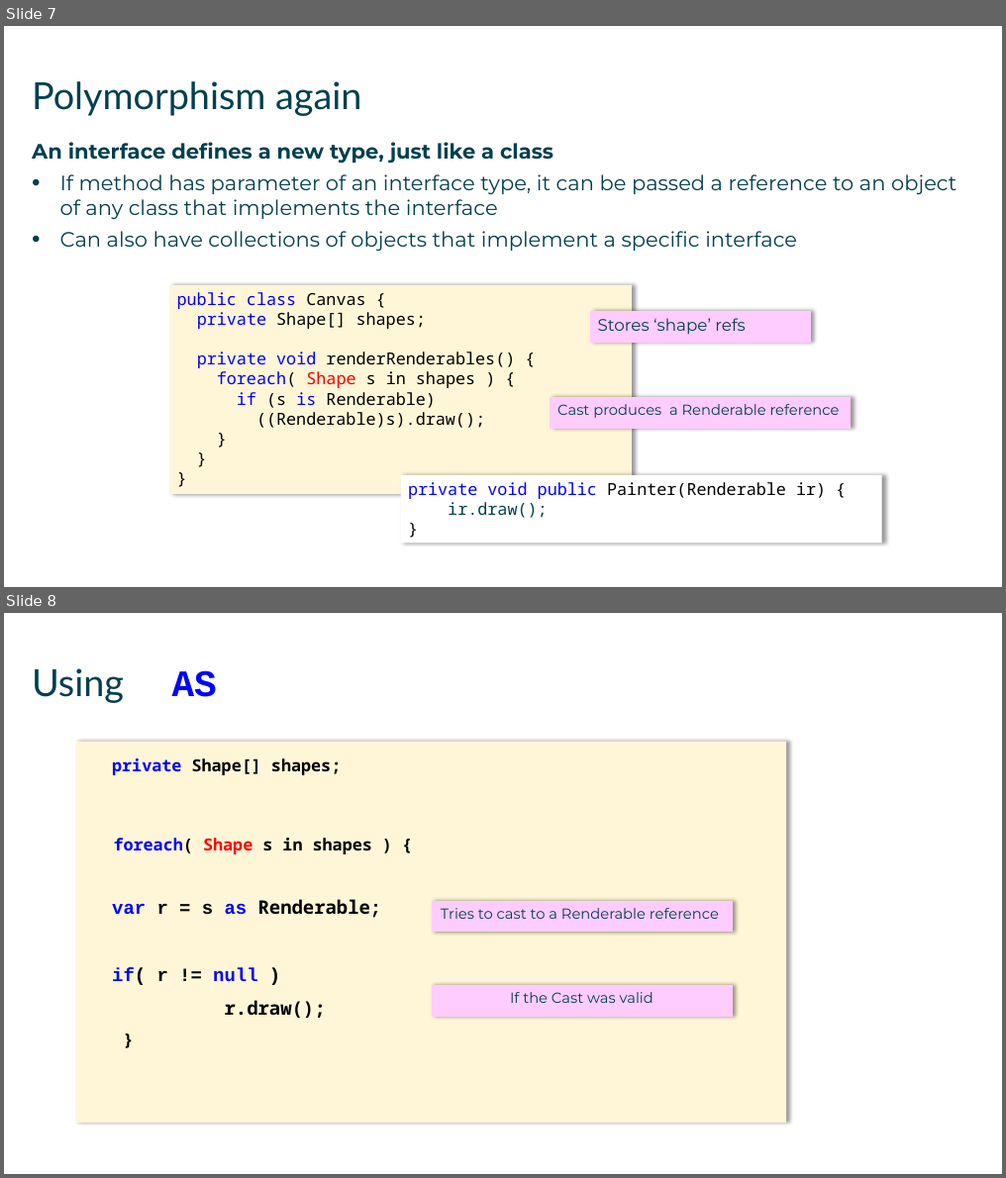
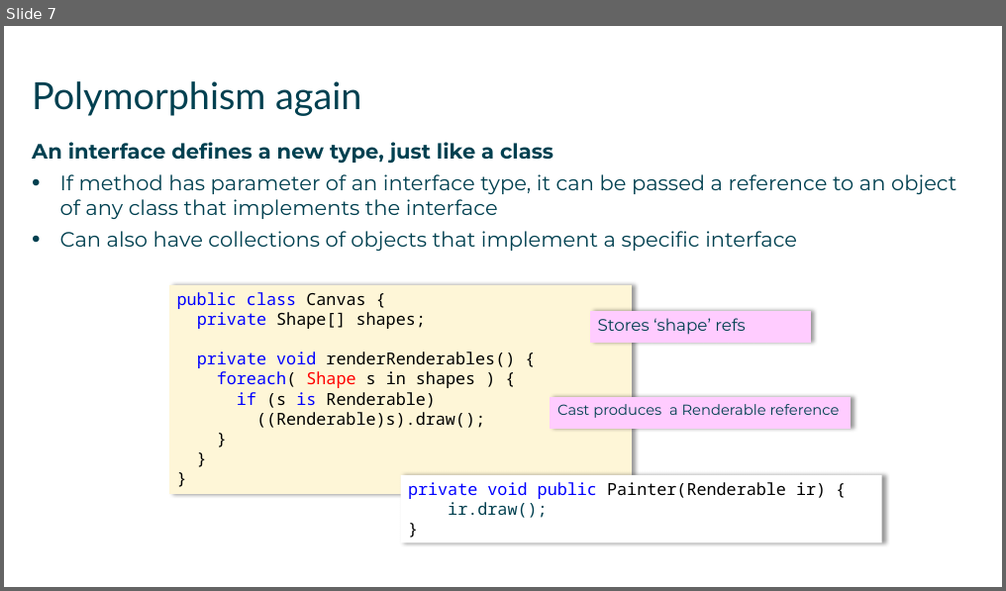
Before and after one commit to mikebaradaran/csharp, a slide deck: 10-Interfaces.pptx. Shown one above the other, each under a label of ours: slides 7 and 8 before the commit, slide 7 after it. The pictures are 1006x1178 and 1006x591 pixels, drawn with LibreOffice and Linux fonts; fonts in the diff are those of the drawing. Boxes give left, top, right and bottom in pixels: in the first picture for what was removed or moved away, otherwise in the second. Text is boxed around its words. In the diff, an @@ line names an element or a change of style, - is before the commit and + after.

```diff
--- a/10-Interfaces.pptx
+++ b/10-Interfaces.pptx
@@ slide 8 removed at (4,613,1002,1174), background #FFFFFF @@
@@ title removed at (32,668,217,703) @@
-Using AS
@@ rectangle removed at (76,741,786,1123) @@
-private Shape[] shapes;
-foreach( Shape s in shapes ) {
-var r = s as Renderable;
-if( r != null )
-r.draw();
-}
@@ border callout removed at (432,900,733,932) @@
-Tries to cast to a Renderable reference
@@ border callout removed at (432,985,733,1017) @@
-If the Cast was valid
```
Also in this commit, not shown: 1 other file.
